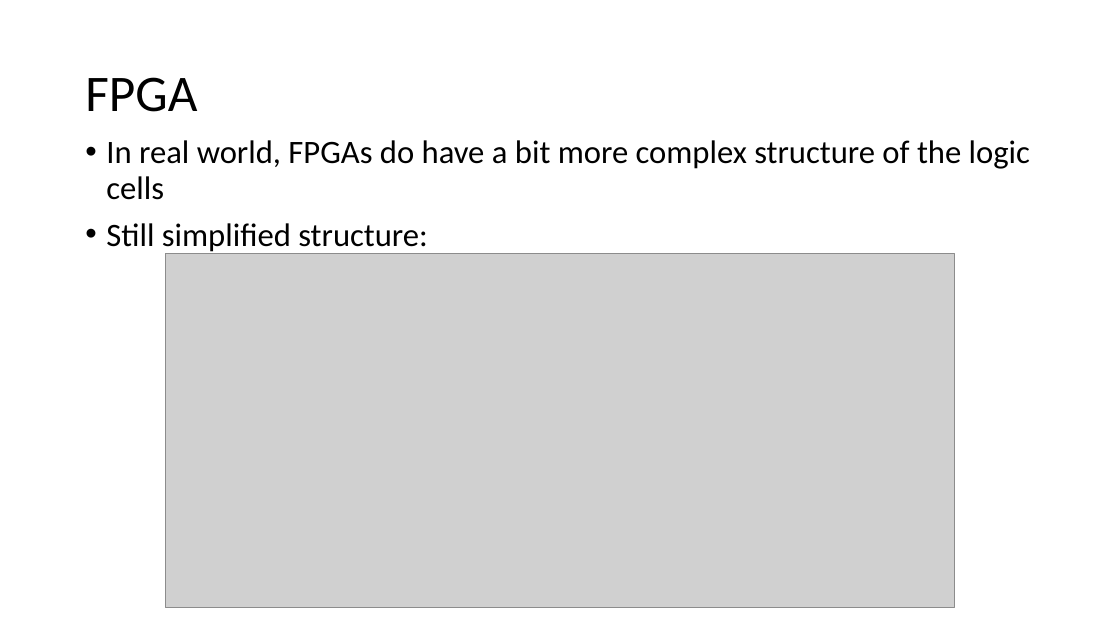
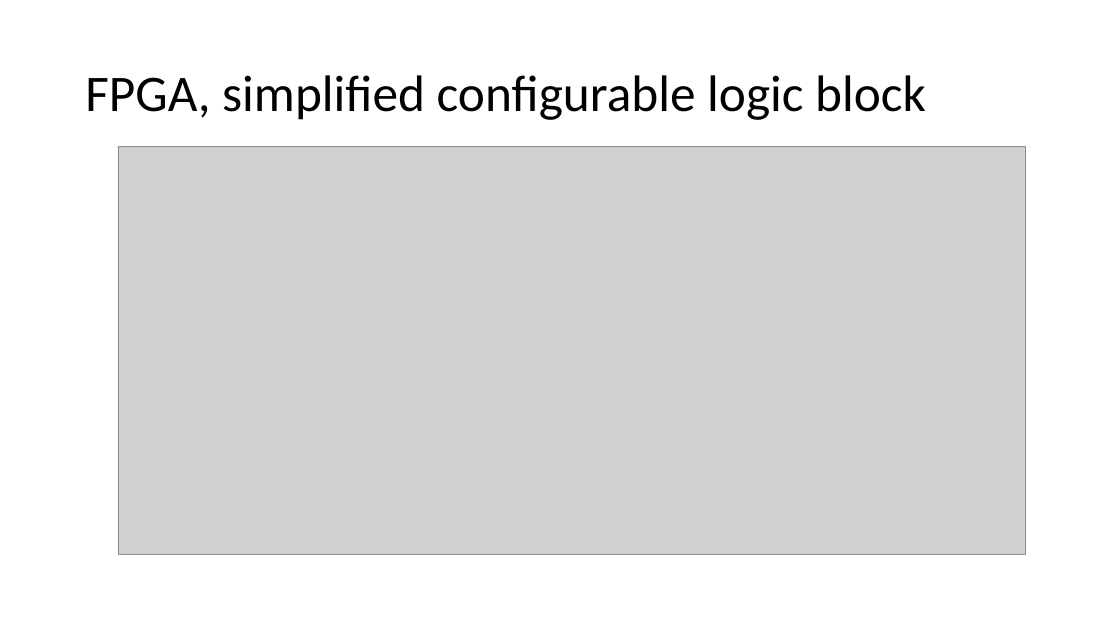
Before and after one commit to quarck/vhdl_intro, a slide deck: slide 56 of part2.pptx. Drawn at 1120x630 pixels with LibreOffice and Linux fonts; fonts in the diff are those of the drawing; grey boxes stand for pictures. Boxes give left, top, right and bottom in pixels: in the first picture for what was removed or moved away, otherwise in the second. Text is boxed around its words. In the diff, an @@ line names an element or a change of style, - is before the commit and + after.

```diff
--- a/part2.pptx
+++ b/part2.pptx
@@ title at box(85, 75, 926, 120): text changed @@
-FPGA
+FPGA, simplified configurable logic block
@@ text removed at box(106, 140, 1030, 254) @@
-• In real world, FPGAs do have a bit more complex structure of the logic cells
-• Still simplified structure:
@@ picture: place and size @@
-picture at box(166, 253, 954, 607)
+picture at box(118, 146, 1027, 555)
```
Also in this commit, not shown: 4 other slides changed, 7 slides added, 1 other file.
